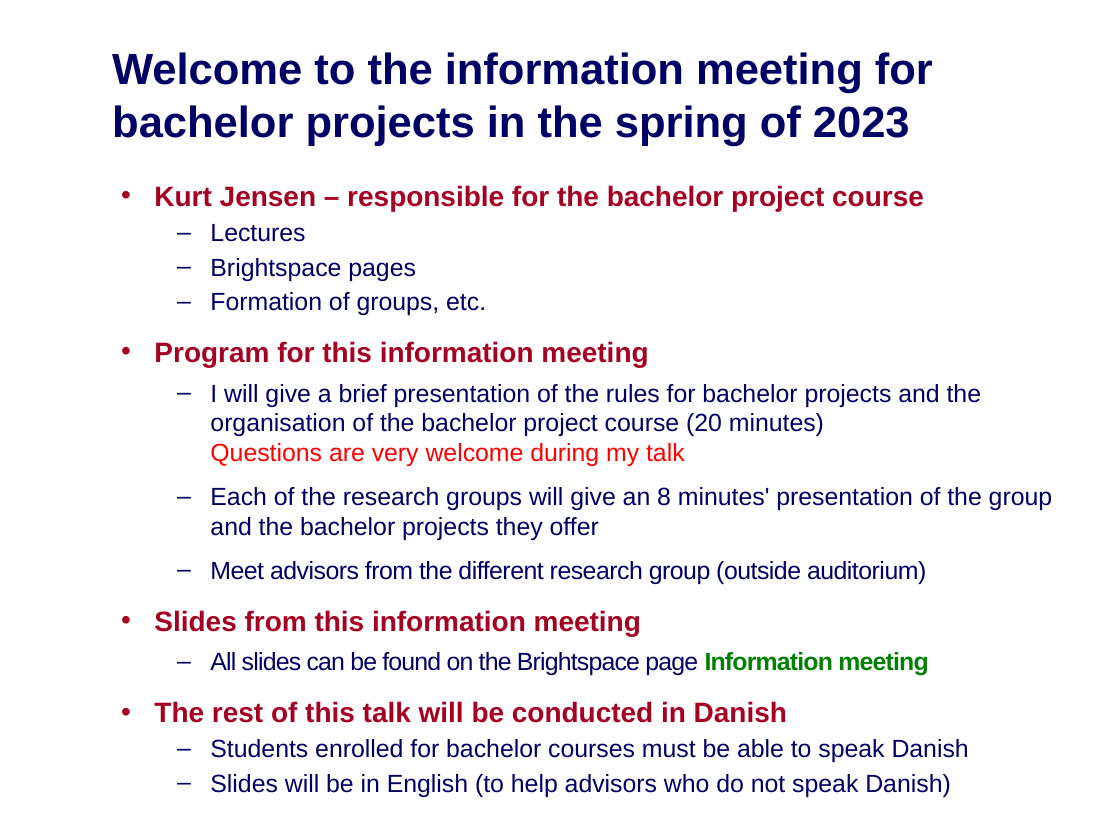
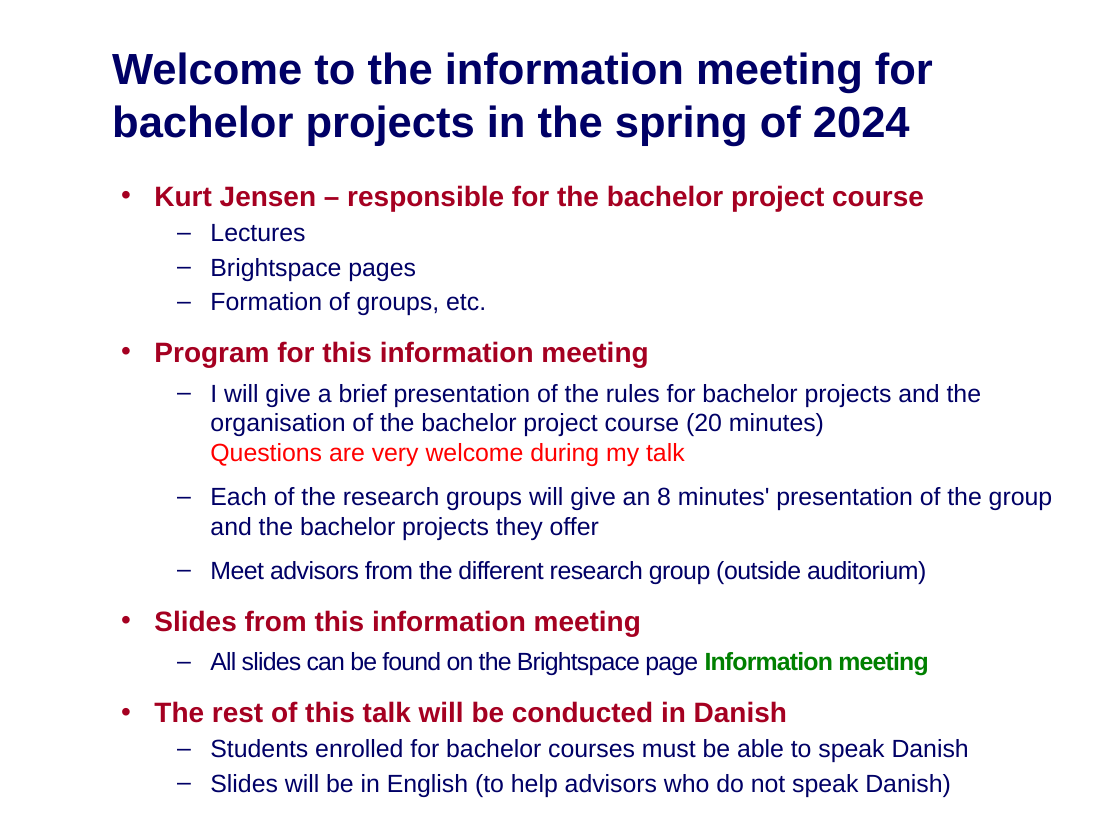
Before and after one commit to IntProgAU/Materiale, a slide deck: slide 1 of web/b24/0 Information Meeting.pptx. Drawn at 1120x840 pixels with LibreOffice and Linux fonts; fonts in the diff are those of the drawing. Boxes give left, top, right and bottom in pixels: in the first picture for what was removed or moved away, otherwise in the second. Text is boxed around its words. In the diff, an @@ line names an element or a change of style, - is before the commit and + after.

```diff
--- a/web/b24/0 Information Meeting.pptx
+++ b/web/b24/0 Information Meeting.pptx
@@ text at (112,52,933,146): text changed @@
-Welcome to the information meeting for bachelor projects in the spring of 2023
+Welcome to the information meeting for bachelor projects in the spring of 2024
```
